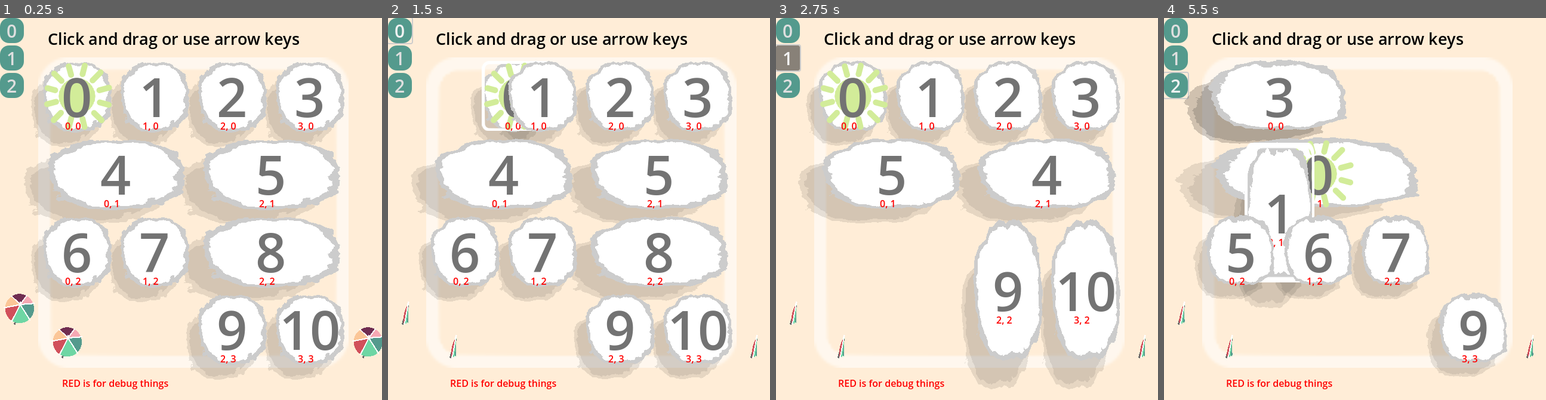
Above: before the commit, frames 1-4 (left to right).
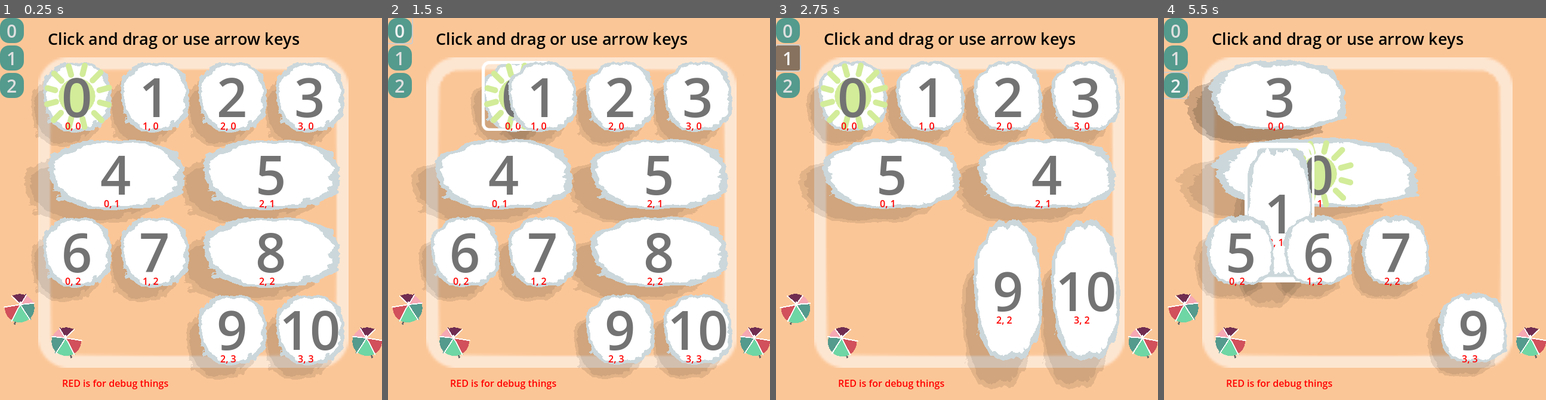
Above: after the commit, the same moments.

Repository: firelighted/comfyjam2026_slidingsun
Game: Godot game, scene res://scenes_scripts/main_2d.tscn
The game is run twice, just before and just after one commit, with the same random seed, the same clock (stepped at 60 frames per second) and the same inputs. The engine's default icon, where the game draws it, is replaced by a stand-in: a white triangle on a blue panel in a dark square.
Inputs (mouse positions are in pixels of both pictures, inside the frame that each line leads up to):
- Up to frame 1 (0.25 s): no input
- Up to frame 2 (1.5 s): click "0" at 0.5 s; drag from (464, 94) to (621, 94) at 1.27 s
- Up to frame 3 (2.75 s): click "1" at 2 s
- Up to frame 4 (5.5 s): click "2" at 2.75 s; drag from (1435, 94) to (1278, 94) at 3.52 s; move the mouse to (1316, 174) at 4.27 s; hold Right (ui_right) 4.28-5 s; click (1316, 174) at 4.42 s; drag from (1473, 212) to (1278, 94) at 5.02 s

The runs differ from the first frame. In frame 1, 58% of the frame differs, in the area x 0-100%, y 0-100%; in frame 2, 60%; in frame 3, 64%; in frame 4, 71%.

Commit message:
bkgd color change. umbrella randomly open or closed at start, random horizontal flip for variety

Diff:
--- a/scenes_scripts/block.gd
+++ b/scenes_scripts/block.gd
@@ -50,8 +50,8 @@
 ### CUSTOM METHODS
 ###
 
-func set_variables(block_id, width: int, height: int, row: int, col: int):
-	self.block_id = block_id
+func set_variables(new_block_id, width: int, height: int, row: int, col: int):
+	self.block_id = new_block_id
 	self.dims.x = width
 	self.dims.y = height
 	self.grid_pos.x = row
--- a/scenes_scripts/block.tscn
+++ b/scenes_scripts/block.tscn
@@ -35,7 +35,7 @@
 shader_parameter/radius = 0.27
 shader_parameter/speed = 0.02
 shader_parameter/edge_source = 0.0
-shader_parameter/edge_color = Color(0.800491, 0.800491, 0.800491, 1)
+shader_parameter/edge_color = Color(0.794272, 0.843837, 0.857672, 1)
 shader_parameter/inner_color = Color(1, 1, 1, 1)
 shader_parameter/noise = SubResource("NoiseTexture2D_w5jev")
 
--- a/scenes_scripts/main_2d.tscn
+++ b/scenes_scripts/main_2d.tscn
@@ -49,7 +49,7 @@
 texture = ExtResource("2_31q7j")
 
 [node name="midground" type="TextureRect" parent="UI"]
-self_modulate = Color(1, 0.929412, 0.843137, 1)
+self_modulate = Color(0.984314, 0.776471, 0.592157, 1)
 layout_mode = 1
 anchors_preset = 15
 anchor_right = 1.0
--- a/scenes_scripts/umbrella.gd
+++ b/scenes_scripts/umbrella.gd
@@ -9,7 +9,15 @@
 
 func _ready():
 	anim_player = get_node(anim_player_path)
-	change_state(false)
+	randomize()
+	if  randf() < 0.5:
+		scale = Vector2(-1, 1)
+
+	if is_open and randf() < 0.5:
+		anim_player.play("open_idle")
+	else:
+		is_open = false
+		anim_player.play("close_idle")
 
 
 func change_state(new_state_is_open):
